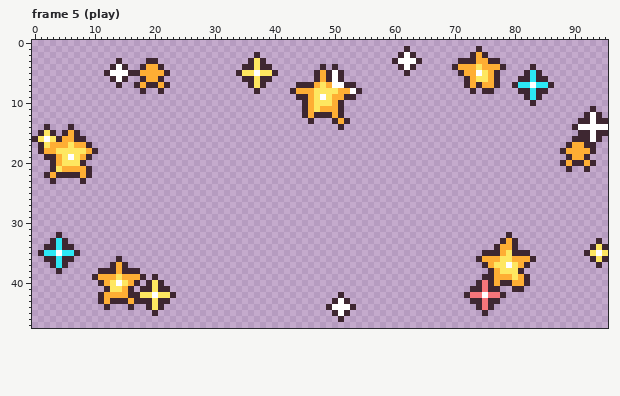
Pixel-art file: art/fx/fx-new-best.aseprite. Above, as it was before the edit.
96x48 pixels, 8 frames. Shown: frame 5 (play). The commit also changed other frames, which this record leaves out.
The result:
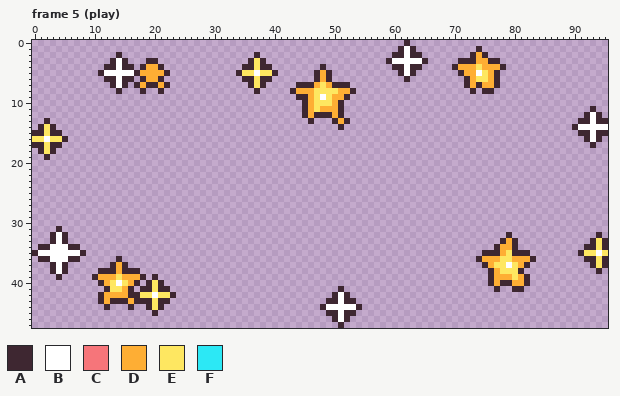
Palette (. is transparent): A #3e2731  B #ffffff  C #f6757a  D #feae34  E #fee761  F #2ce8f5
The exact change:
Frame 5 (play):
Colour A now appears in row 0 at x 62; in row 1 at x 61 and 63; in row 2 at x 14, 60 and 64; in row 3 at x 13, 15, 59 and 65; in row 4 at x 12, 16, 60 and 64; in row 5 at x 11, 61 and 63.
Colour A now appears in row 6 at x 12, 16 and 62; in row 7 at x 13 and 15; in row 8 at x 14; in row 13 at x 2; in row 14 at x 1 and 3; in row 15 at x 0 and 4.
Colour A now appears in row 17 at x 0; in row 31 at x 4; in row 32 at x 3, 5 and 94; in row 33 at x 93 and 95; in row 34 at x 1, 7 and 92; in row 35 at x 0, 8 and 91.
Colour A now appears in row 36 at x 1, 7 and 92; in row 37 at x 93 and 95; in row 38 at x 3, 5 and 94; in row 39 at x 4; in row 41 at x 51; in row 42 at x 50 and 52.
Colour A now appears in row 43 at x 49 and 53; in row 44 at x 48 and 54; in row 45 at x 49 and 53; in row 46 at x 50 and 52; in row 47 at x 51.
The author changed colour B to colour A in row 7 at x 50 to 51; in row 8 at x 53.
The author changed colour D to colour A in row 16 at x 5; in row 17 at x 3 to 4; in row 18 at x 3.
The author changed colour A to colour B in row 1 at x 62; in row 3 at x 14, 60 and 64; in row 5 at x 12, 16 and 62; in row 7 at x 14; in row 32 at x 4; in row 34 at x 3 and 5.
The author changed colour A to colour B in row 35 at x 1 and 7; in row 36 at x 3 and 5; in row 38 at x 4; in row 42 at x 51; in row 44 at x 49 and 53; in row 46 at x 51.
The author changed colour F to colour B in rows 33 to 34 at x 4; in row 35 at x 2 to 3 and 5 to 6; in rows 36 to 37 at x 4.
The author changed colour A to colour E in row 14 at x 2; in row 16 at x 0 and 4; in row 33 at x 94; in row 35 at x 92; in row 37 at x 94.
The author changed colour D to colour E in row 18 at x 2.
The author cleared colour A in row 4 at x 50 and 83; in row 5 at x 51, 82 and 84; in row 6 at x 51, 81 to 82 and 84 to 85; in row 7 at x 53, 80 and 86; in row 8 at x 54, 81 to 82 and 84 to 85; in row 9 at x 53, 82 and 84.
The author cleared colour A in row 10 at x 83; in row 14 at x 6; in row 15 at x 5 and 7; in row 16 at x 7 to 8 and 90 to 91; in row 17 at x 9, 89 and 92; in row 18 at x 10, 88 and 93.
The author cleared colour A in row 19 at x 3, 9, 89 and 92; in row 20 at x 3, 8, 88, 90 to 91 and 93; in row 21 at x 3, 9, 89 and 92; in row 22 at x 2, 4 to 7 and 9; in row 23 at x 3 and 8; in row 39 at x 75.
The author cleared colour A in row 40 at x 74; in row 41 at x 73 to 74 and 76; in row 42 at x 72 and 78; in row 43 at x 73 to 74 and 76 to 77; in row 44 at x 74 and 76; in row 45 at x 75.
The author cleared colour B in rows 5 to 6 at x 50; in row 7 at x 83; in row 19 at x 6; in row 42 at x 75.
The author cleared colour C in rows 40 to 41 at x 75; in row 42 at x 73 to 74 and 76 to 77; in rows 43 to 44 at x 75.
The author cleared colour D in rows 15 to 16 at x 6; in row 17 at x 5, 7 to 8 and 90 to 91; in row 18 at x 9 and 89 to 92; in row 19 at x 4, 8 and 90 to 91; in row 20 at x 4, 89 and 92; in row 21 at x 5 to 8.
The author cleared colour D in row 22 at x 3 and 8.
The author cleared colour E in row 17 at x 6; in row 18 at x 4 to 8; in row 19 at x 5 and 7; in row 20 at x 5 to 7; in row 21 at x 4.
The author cleared colour F in rows 5 to 6 at x 83; in row 7 at x 81 to 82 and 84 to 85; in rows 8 to 9 at x 83.
